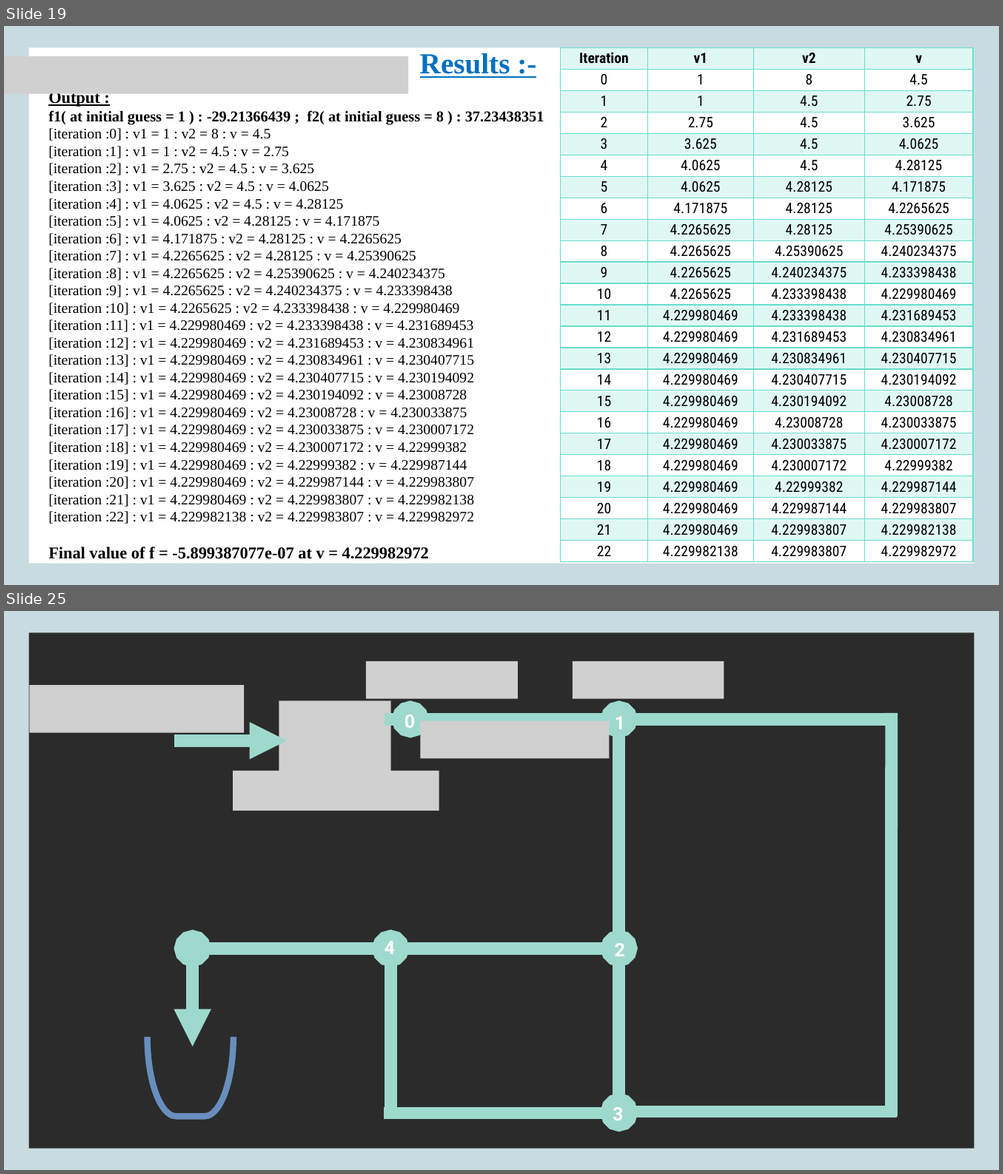
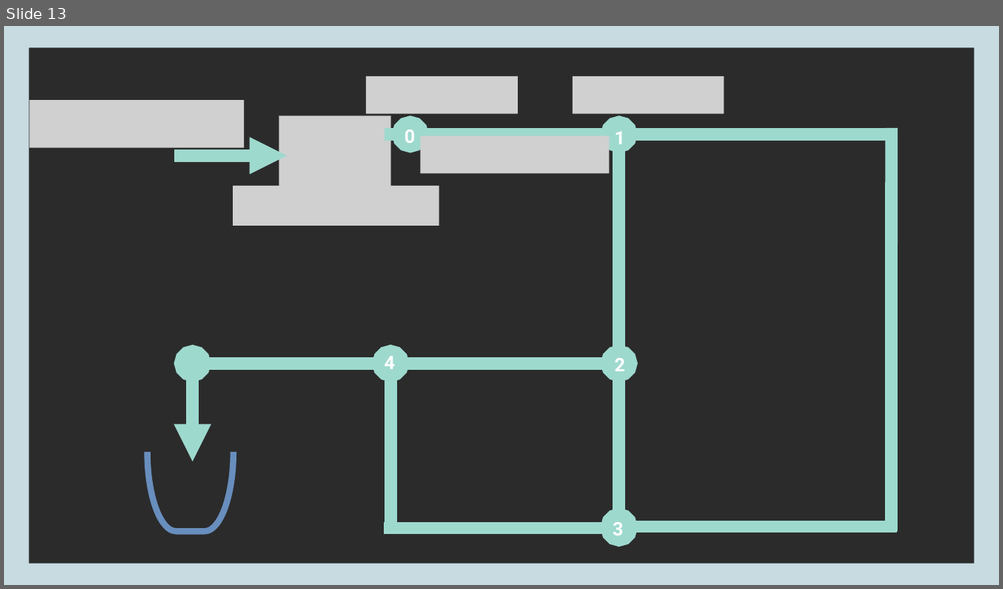
Before and after one commit to SatyamR196/CAPE_LAB, a slide deck: Lab_2/Cape Lab_A2.pptx. Shown one above the other, each under a label of ours: slides 19 and 25 before the commit, slide 13 after it; the slides between them are not shown. The pictures are 1003x1174 and 1003x589 pixels, drawn with LibreOffice and Linux fonts; fonts in the diff are those of the drawing; grey boxes stand for pictures; background and template pictures are left out; a plain dark background stands for a picture behind light text. Boxes give left, top, right and bottom in pixels: in the first picture for what was removed or moved away, otherwise in the second. Text is boxed around its words. In the diff, an @@ line names an element or a change of style, - is before the commit and + after.

```diff
--- a/Lab_2/Cape Lab_A2.pptx
+++ b/Lab_2/Cape Lab_A2.pptx
@@ slide 19 removed at (4, 26, 999, 585), background picture (left out); not listed: 1 template element that a slide beside it also shows @@
@@ table removed at (560, 47, 973, 562), 24 rows, 4 columns @@
-Iteration | v1 | v2 | v
-0 | 1 | 8 | 4.5
-1 | 1 | 4.5 | 2.75
-2 | 2.75 | 4.5 | 3.625
-3 | 3.625 | 4.5 | 4.0625
-4 | 4.0625 | 4.5 | 4.28125
-5 | 4.0625 | 4.28125 | 4.171875
-6 | 4.171875 | 4.28125 | 4.2265625
-7 | 4.2265625 | 4.28125 | 4.25390625
-8 | 4.2265625 | 4.25390625 | 4.240234375
-9 | 4.2265625 | 4.240234375 | 4.233398438
-10 | 4.2265625 | 4.233398438 | 4.229980469
-11 | 4.229980469 | 4.233398438 | 4.231689453
-12 | 4.229980469 | 4.231689453 | 4.230834961
-13 | 4.229980469 | 4.230834961 | 4.230407715
-14 | 4.229980469 | 4.230407715 | 4.230194092
-15 | 4.229980469 | 4.230194092 | 4.23008728
-16 | 4.229980469 | 4.23008728 | 4.230033875
-17 | 4.229980469 | 4.230033875 | 4.230007172
-18 | 4.229980469 | 4.230007172 | 4.22999382
-19 | 4.229980469 | 4.22999382 | 4.229987144
-20 | 4.229980469 | 4.229987144 | 4.229983807
-21 | 4.229980469 | 4.229983807 | 4.229982138
-22 | 4.229982138 | 4.229983807 | 4.229982972
@@ picture removed at (4, 56, 408, 93) @@
@@ text removed at (420, 53, 510, 78) @@
-  Results :-
@@ text removed at (48, 93, 544, 560) @@
-  Output :
-  f1( at initial guess = 1 ) : -29.21366439 ; f2( at initial guess = 8 ) : 37.23438351
-  [iteration :0] : v1 = 1 : v2 = 8 : v = 4.5
-  [iteration :1] : v1 = 1 : v2 = 4.5 : v = 2.75
-  [iteration :2] : v1 = 2.75 : v2 = 4.5 : v = 3.625
-  [iteration :3] : v1 = 3.625 : v2 = 4.5 : v = 4.0625
-  [iteration :4] : v1 = 4.0625 : v2 = 4.5 : v = 4.28125
-  [iteration :5] : v1 = 4.0625 : v2 = 4.28125 : v = 4.171875
-  [iteration :6] : v1 = 4.171875 : v2 = 4.28125 : v = 4.2265625
-  [iteration :7] : v1 = 4.2265625 : v2 = 4.28125 : v = 4.25390625
-  [iteration :8] : v1 = 4.2265625 : v2 = 4.25390625 : v = 4.240234375
-  [iteration :9] : v1 = 4.2265625 : v2 = 4.240234375 : v = 4.233398438
-  [iteration :10] : v1 = 4.2265625 : v2 = 4.233398438 : v = 4.229980469
-  [iteration :11] : v1 = 4.229980469 : v2 = 4.233398438 : v = 4.231689453
-  [iteration :12] : v1 = 4.229980469 : v2 = 4.231689453 : v = 4.230834961
-  [iteration :13] : v1 = 4.229980469 : v2 = 4.230834961 : v = 4.230407715
-  [iteration :14] : v1 = 4.229980469 : v2 = 4.230407715 : v = 4.230194092
-  [iteration :15] : v1 = 4.229980469 : v2 = 4.230194092 : v = 4.23008728
-  [iteration :16] : v1 = 4.229980469 : v2 = 4.23008728 : v = 4.230033875
-  [iteration :17] : v1 = 4.229980469 : v2 = 4.230033875 : v = 4.230007172
-  [iteration :18] : v1 = 4.229980469 : v2 = 4.230007172 : v = 4.22999382
-  [iteration :19] : v1 = 4.229980469 : v2 = 4.22999382 : v = 4.229987144
-  [iteration :20] : v1 = 4.229980469 : v2 = 4.229987144 : v = 4.229983807
-  [iteration :21] : v1 = 4.229980469 : v2 = 4.229983807 : v = 4.229982138
-  [iteration :22] : v1 = 4.229982138 : v2 = 4.229983807 : v = 4.229982972
-  Final value of f = -5.899387077e-07 at v = 4.229982972
@@ what was slide 25 is now slide 13 @@
```
Also in this commit, not shown: 4 slides changed, 5 slides added, 14 other slides removed, 1 other file.
